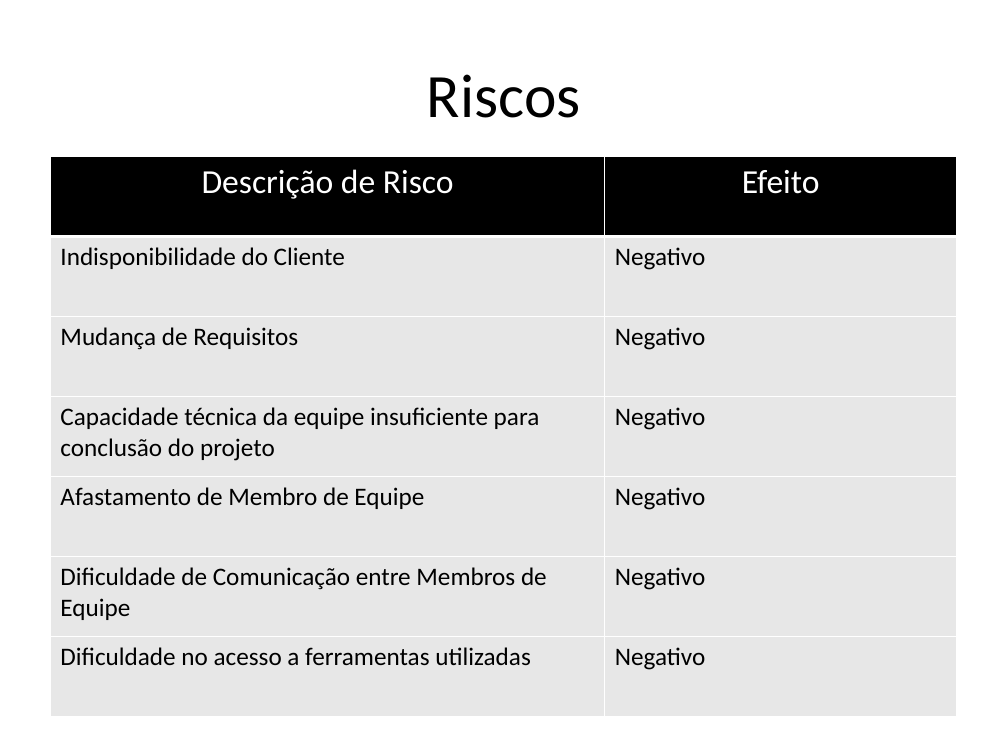
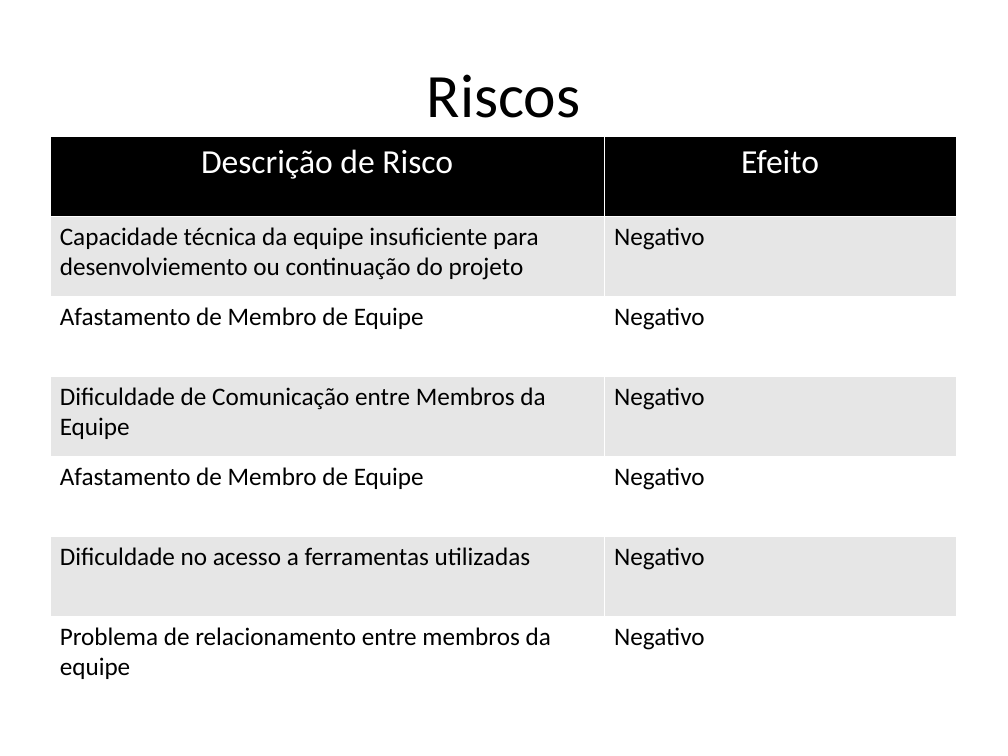
Before and after one commit to AjudeMais/ajudeMais-Projeto, a slide deck: slide 15 of Projeto-AjudeMais/000-Gerência de Projeto/PPJ-Plano de Projeto.pptx. Drawn at 1008x756 pixels with LibreOffice and Linux fonts; fonts in the diff are those of the drawing. Boxes give left, top, right and bottom in pixels: in the first picture for what was removed or moved away, otherwise in the second. Text is boxed around its words. In the diff, an @@ line names an element or a change of style, - is before the commit and + after.

```diff
--- a/Projeto-AjudeMais/000-Gerência de Projeto/PPJ-Plano de Projeto.pptx
+++ b/Projeto-AjudeMais/000-Gerência de Projeto/PPJ-Plano de Projeto.pptx
@@ table at (49,136,956,697) @@
-row 2: Indisponibilidade do Cliente | Negativo
-row 3: Mudança de Requisitos | Negativo
-row 4: Capacidade técnica da equipe insuficiente para conclusão do projeto | Negativo
+row 2: Capacidade técnica da equipe insuficiente para desenvolviemento ou continuação do projeto | Negativo
-row 6: Dificuldade de Comunicação entre Membros de Equipe | Negativo
+row 4: Dificuldade de Comunicação entre Membros da Equipe | Negativo
+row 5: Afastamento de Membro de Equipe | Negativo
+row 7: Problema de relacionamento entre membros da equipe | Negativo
@@ fill #E7E7E7 to #E6E6E6 in 6 cells @@
@@ fill #E7E7E7 to #FFFFFF in 6 cells @@
@@ borders changed @@
@@ table: place and size @@
-table at (50,156,957,717)
+table at (49,136,956,697)
```
Also in this commit, not shown: 2 other slides changed, 1 other file.
